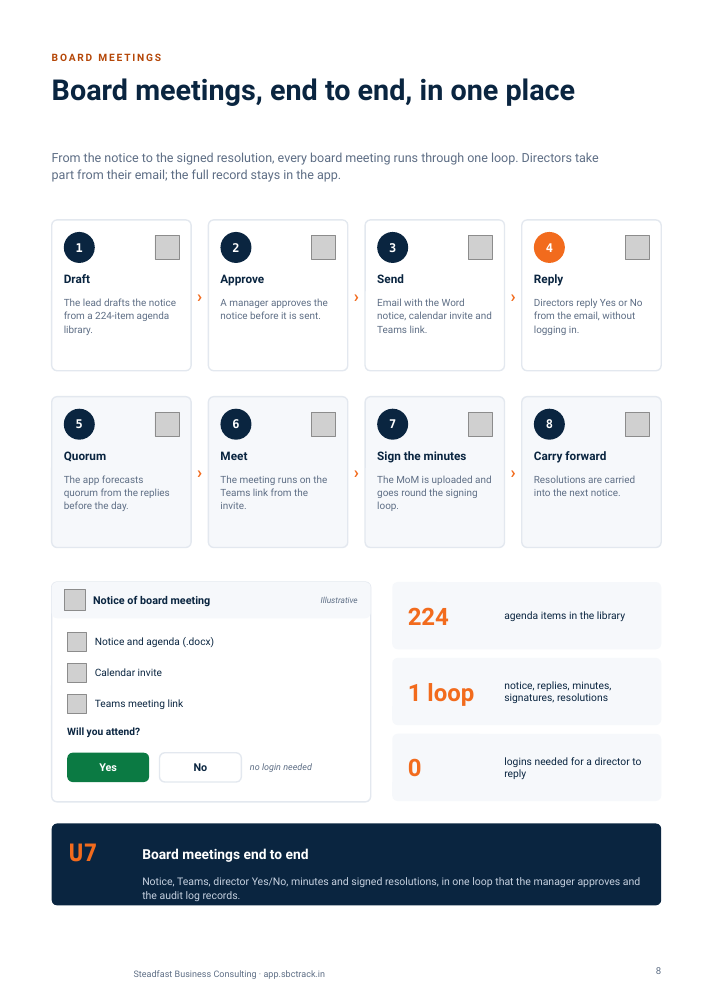
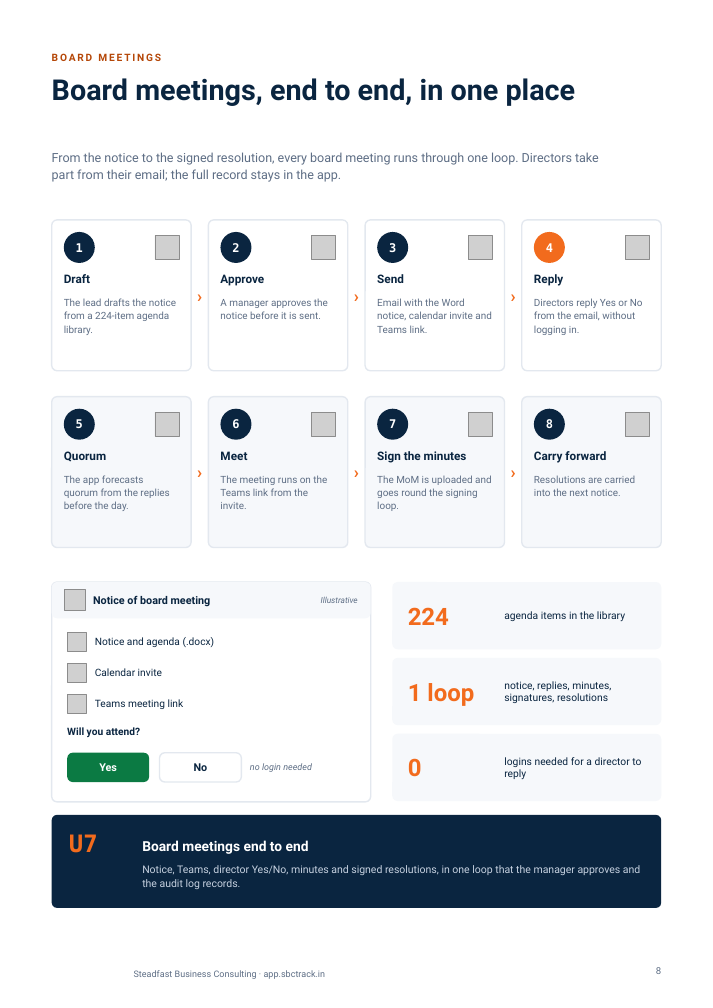
Before and after one commit to abdulfarhath7/vcfo_suite, a slide deck: slide 8 of docs/collateral/vcfo-suite/VCFO_Suite_Brochure.pptx. Drawn at 713x1008 pixels with LibreOffice and Linux fonts; fonts in the diff are those of the drawing; grey boxes stand for pictures; background and template pictures are left out. Boxes give left, top, right and bottom in pixels: in the first picture for what was removed or moved away, otherwise in the second. Text is boxed around its words. In the diff, an @@ line names an element or a change of style, - is before the commit and + after.

```diff
--- a/docs/collateral/vcfo-suite/VCFO_Suite_Brochure.pptx
+++ b/docs/collateral/vcfo-suite/VCFO_Suite_Brochure.pptx
@@ rounded rectangle: place and size @@
-rounded rectangle at bbox=[52, 823, 661, 905]
+rounded rectangle at bbox=[52, 815, 661, 908]
@@ rounded rectangle at bbox=[52, 815, 661, 908]: proportions changed @@
@@ text "U7": place and size @@
-text "U7" at bbox=[69, 843, 98, 862]
+text "U7" at bbox=[69, 834, 98, 853]
@@ text "Board meetings end to end": place and size @@
-text "Board meetings end to end" at bbox=[142, 848, 309, 862]
+text "Board meetings end to end" at bbox=[142, 840, 309, 854]
@@ text "Notice, Teams, director Yes/No, minutes ...": place and size @@
-text "Notice, Teams, director Yes/No, minutes ..." at bbox=[142, 877, 640, 901]
+text "Notice, Teams, director Yes/No, minutes ..." at bbox=[142, 865, 640, 889]
```
Also in this commit, not shown: 3 other slides changed, 10 other files.
